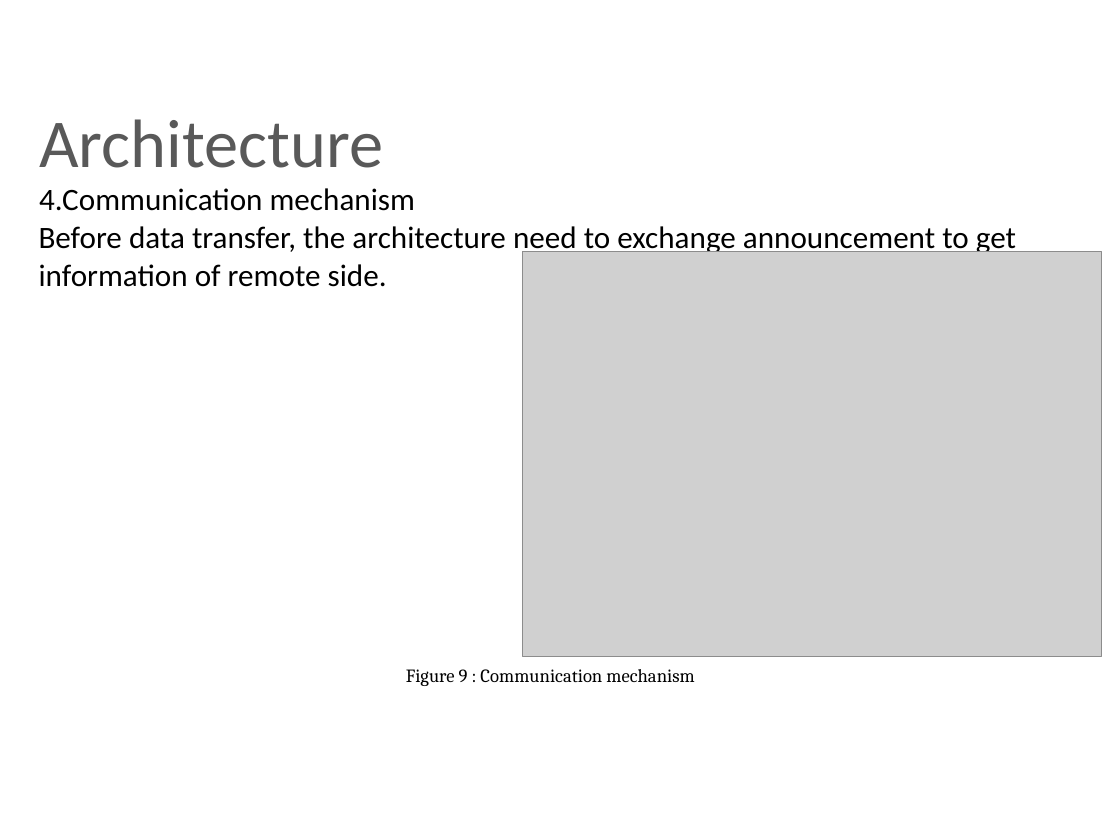
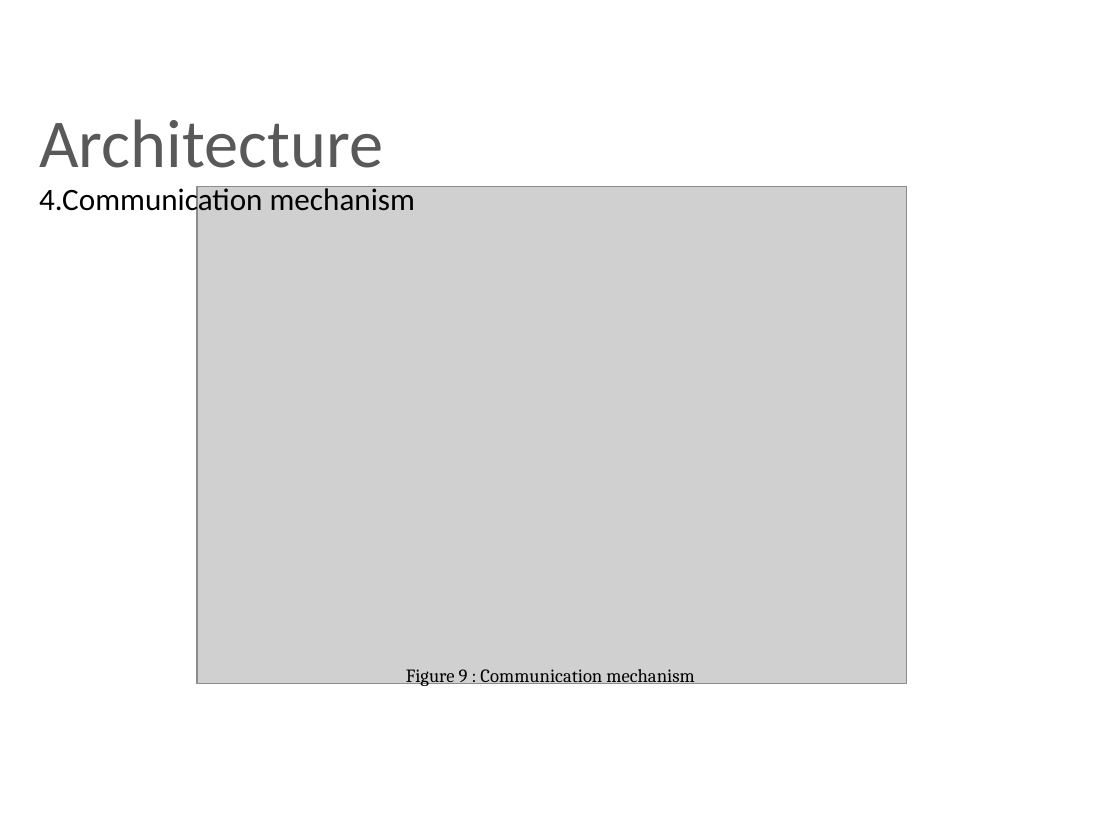
Before and after one commit to chennanoka/Thesis, a slide deck: slide 13 of ThesisPresentationV1.pptx (slide 14 before the commit). Drawn at 1120x840 pixels with LibreOffice and Linux fonts; fonts in the diff are those of the drawing; grey boxes stand for pictures; background and template pictures are left out. Boxes give left, top, right and bottom in pixels: in the first picture for what was removed or moved away, otherwise in the second. Text is boxed around its words. In the diff, an @@ line names an element or a change of style, - is before the commit and + after.

```diff
--- a/ThesisPresentationV1.pptx
+++ b/ThesisPresentationV1.pptx
@@ picture: place and size @@
-picture at (523,251,1102,656)
+picture at (197,187,906,684)
@@ text removed at (39,226,1016,287) @@
-Before data transfer, the architecture need to exchange announcement to get information of remote side.
```
Also in this commit, not shown: 5 other slides changed, 2 slides removed, 20 other files.
